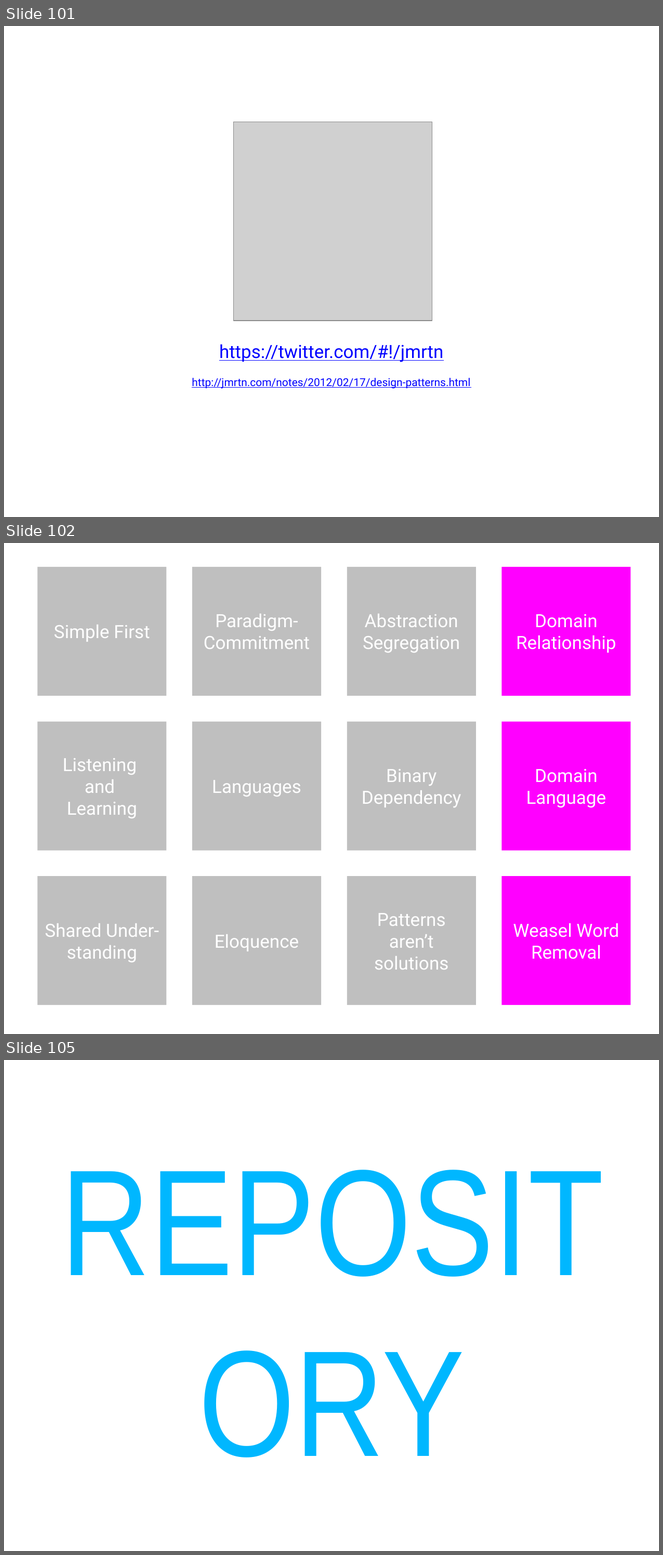
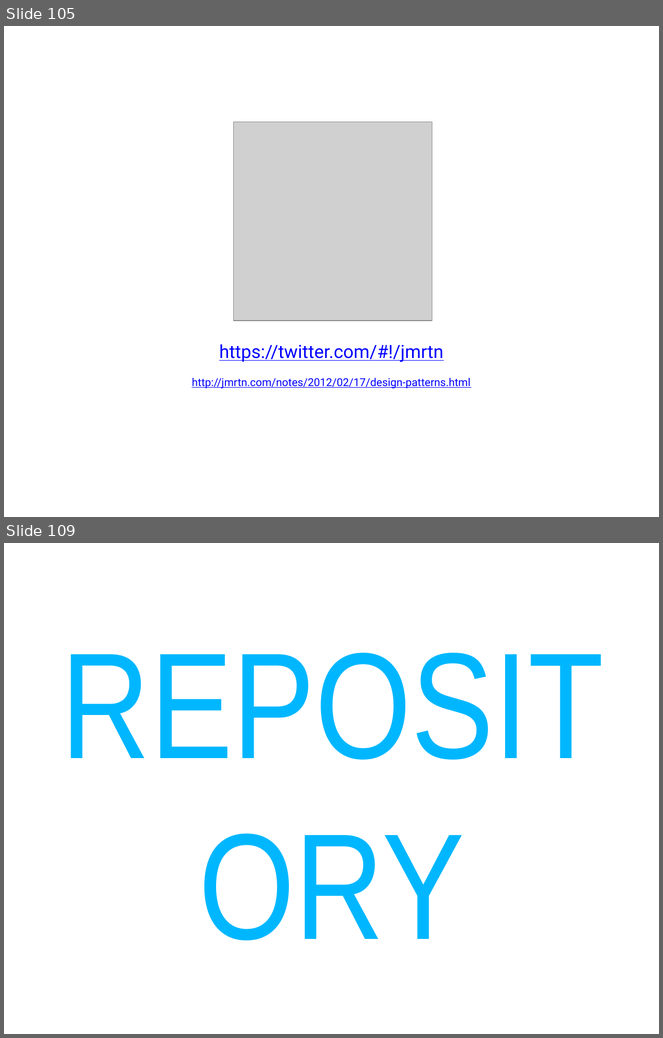
Before and after one commit to cessor/empathiccode, a slide deck: WeaselWords-DotnetDevCon.pptx. Shown one above the other, each under a label of ours: slides 101, 102 and 105 before the commit, slides 105 and 109 after it; the slides between them are not shown. The pictures are 663x1555 and 663x1038 pixels, drawn with LibreOffice and Linux fonts; fonts in the diff are those of the drawing; grey boxes stand for pictures. Boxes give left, top, right and bottom in pixels: in the first picture for what was removed or moved away, otherwise in the second. Text is boxed around its words. In the diff, an @@ line names an element or a change of style, - is before the commit and + after.

```diff
--- a/WeaselWords-DotnetDevCon.pptx
+++ b/WeaselWords-DotnetDevCon.pptx
@@ slide 102 removed at (x1=4, y1=543, x2=659, y2=1034), background #FFFFFF @@
@@ rectangle removed at (x1=37, y1=566, x2=166, y2=696) @@
-Simple First
@@ rectangle removed at (x1=192, y1=566, x2=321, y2=696) @@
-Paradigm-Commitment
@@ rectangle removed at (x1=347, y1=566, x2=476, y2=696) @@
-Abstraction Segregation
@@ rectangle removed at (x1=502, y1=566, x2=631, y2=696) @@
-Domain Relationship
@@ rectangle removed at (x1=37, y1=722, x2=166, y2=851) @@
-Listening
-and
-Learning
@@ rectangle removed at (x1=192, y1=722, x2=321, y2=851) @@
-Languages
@@ rectangle removed at (x1=347, y1=722, x2=476, y2=851) @@
-Binary Dependency
@@ rectangle removed at (x1=502, y1=722, x2=631, y2=851) @@
-Domain Language
@@ rectangle removed at (x1=37, y1=876, x2=166, y2=1006) @@
-Shared Under-standing
@@ rectangle removed at (x1=192, y1=876, x2=321, y2=1006) @@
-Eloquence
@@ rectangle removed at (x1=347, y1=876, x2=476, y2=1006) @@
-Patterns aren’t solutions
@@ rectangle removed at (x1=502, y1=876, x2=631, y2=1006) @@
-Weasel Word Removal
@@ what was slide 101 is now slide 105 @@
@@ what was slide 105 is now slide 109 @@
```
Also in this commit, not shown: 1 slide changed, 16 slides added, 4 other slides removed.
